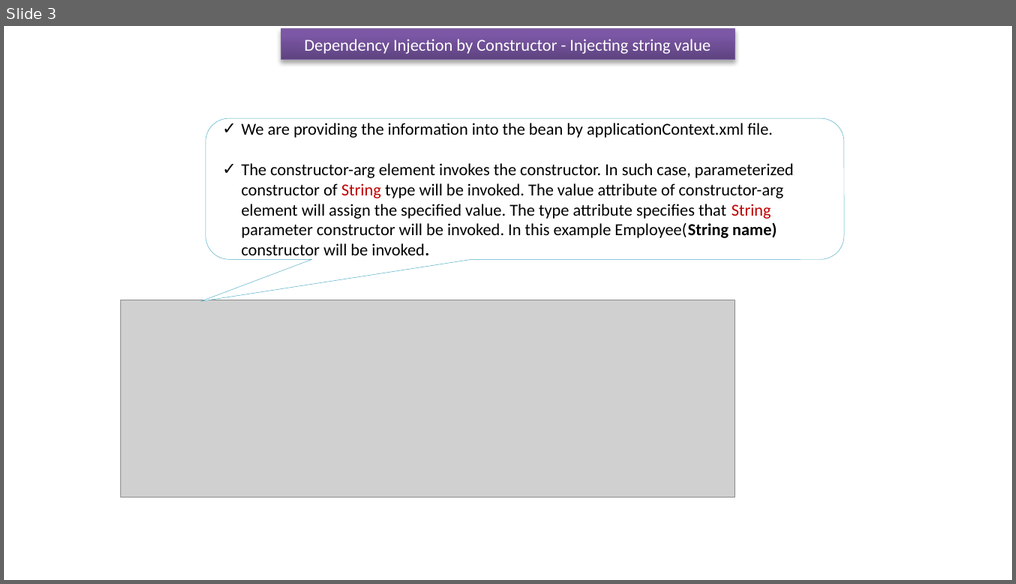
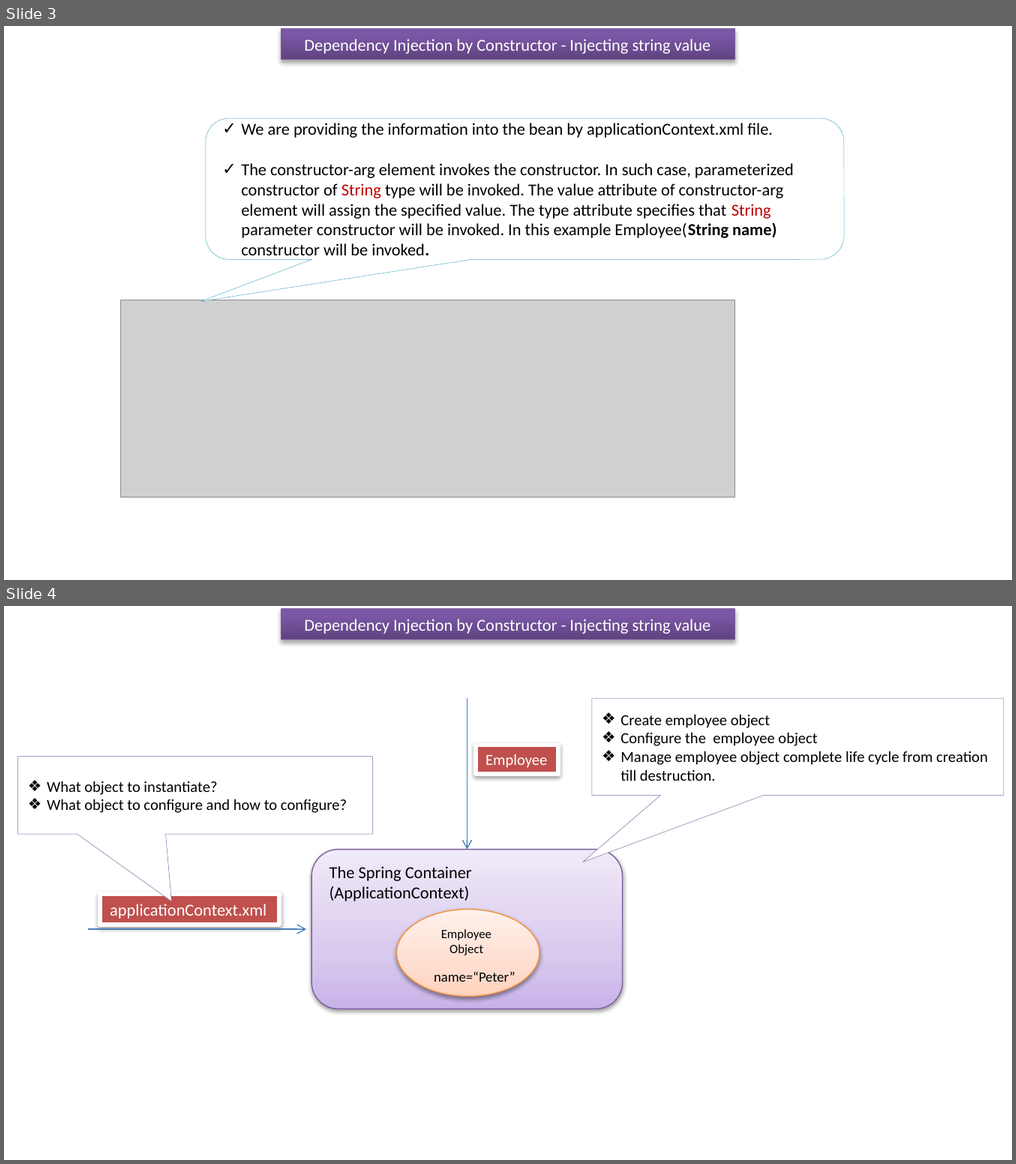
Before and after one commit to ramram43210/javaee, a slide deck: Later/Spring/4_Dependency_Injection/5/Dependency Injection by Constructor_Injecting String.pptx. Shown one above the other, each under a label of ours: slide 3 before the commit, slides 3 and 4 after it. The pictures are 1016x584 and 1016x1164 pixels, drawn with LibreOffice and Linux fonts; fonts in the diff are those of the drawing; grey boxes stand for pictures. Boxes give left, top, right and bottom in pixels: in the first picture for what was removed or moved away, otherwise in the second. Text is boxed around its words. In the diff, an @@ line names an element or a change of style, - is before the commit and + after.

```diff
--- a/Later/Spring/4_Dependency_Injection/5/Dependency Injection by Constructor_Injecting String.pptx
+++ b/Later/Spring/4_Dependency_Injection/5/Dependency Injection by Constructor_Injecting String.pptx
@@ slide 4 added at (x1=4, y1=606, x2=1012, y2=1160), background #FFFFFF @@
@@ rectangle added at (x1=282, y1=609, x2=734, y2=639), fill gradient #5F4480 to #7B58A6 to #7C57A8, outline #7D60A0 0.75 pt, 12 pt, text #FFFFFF @@
+Dependency Injection by Constructor - Injecting string value
@@ arrow added from (467, 699) to (467, 850), #4B7EBC 0.75 pt @@
@@ speech box added at (x1=592, y1=699, x2=1003, y2=796), fill #FFFFFF, outline #8064A2 0.25 pt, 11 pt, text #000000 @@
+❖ Create employee object
+❖ Configure the employee object
+❖ Manage employee object complete life cycle from creation till destruction.
@@ speech box added at (x1=18, y1=756, x2=373, y2=834), fill #FFFFFF, outline #8064A2 0.25 pt, 11 pt, text #000000 @@
+❖ What object to instantiate?
+❖ What object to configure and how to configure?
@@ rectangle added at (x1=476, y1=745, x2=558, y2=774), fill #C0504D, outline #FFFFFF 3 pt, 11 pt, text #FFFFFF @@
+Employee
@@ rounded rectangle added at (x1=312, y1=850, x2=622, y2=1010), fill gradient #C9B5E8 to #D8CBEE to #F0EAF9, outline #7D60A0 0.75 pt, 12 pt, text #000000 @@
+The Spring Container
+(ApplicationContext)
@@ rectangle added at (x1=100, y1=894, x2=279, y2=925), fill #C0504D, outline #FFFFFF 3 pt, 12 pt, text #FFFFFF @@
+applicationContext.xml
@@ ellipse added at (x1=397, y1=910, x2=540, y2=996), fill gradient #FFD2BD to #FFDED0 to #FFF2ED, outline #F69240 0.75 pt @@
@@ arrow added from (89, 929) to (306, 929), #4B7EBC 0.75 pt @@
@@ text added at (x1=441, y1=929, x2=492, y2=956), 9 pt, text #000000 @@
+Employee
+Object
@@ text added at (x1=434, y1=971, x2=516, y2=986), 10 pt, text #000000 @@
+name=“Peter”
```
Also in this commit, not shown: 3 other files.
